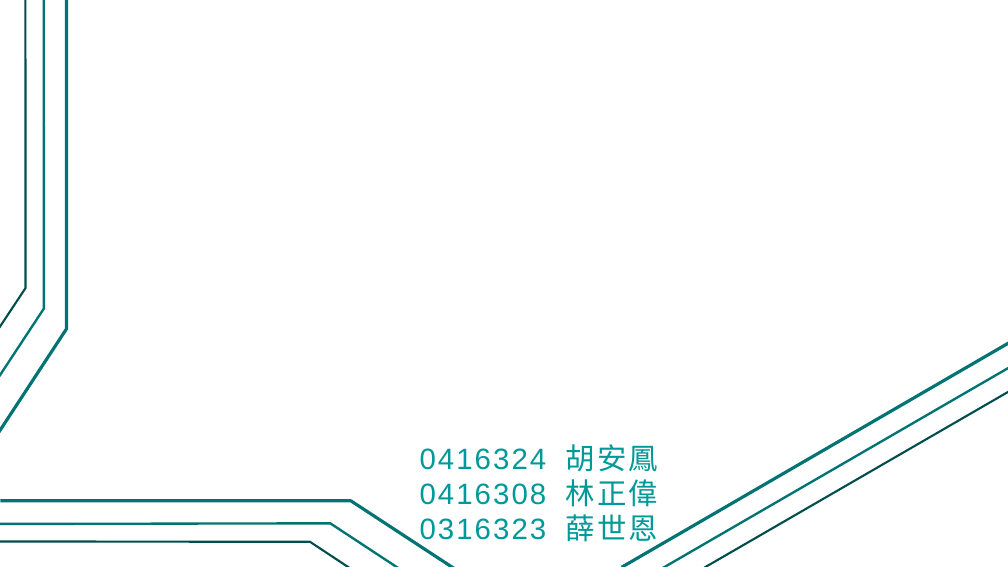
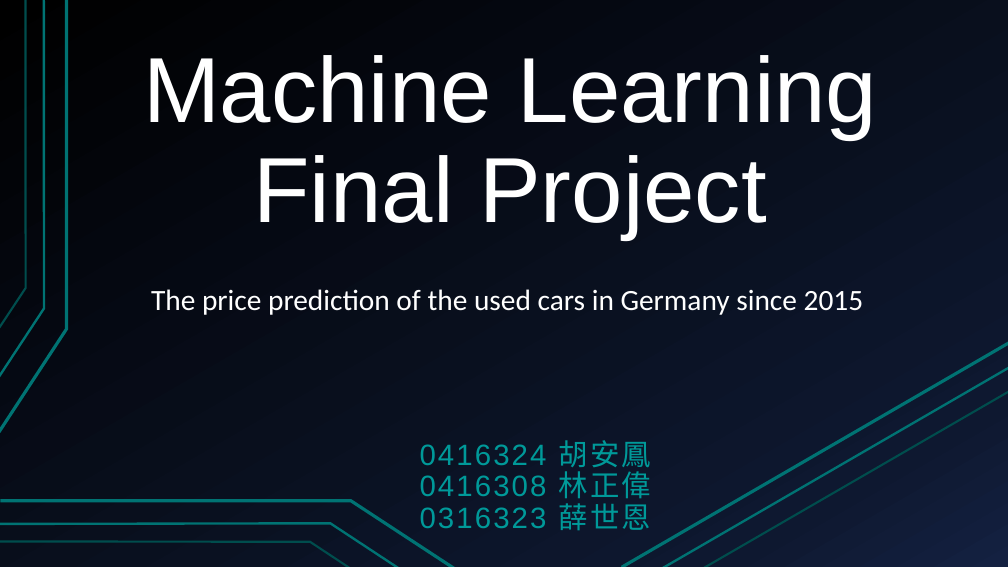
Before and after one commit to Alfons0329/Machine_Learning_Fall_2017, a slide deck: slide 1 of Final_proj/Presentation.pptx. Drawn at 1008x567 pixels with LibreOffice and Linux fonts; fonts in the diff are those of the drawing. Boxes give left, top, right and bottom in pixels: in the first picture for what was removed or moved away, otherwise in the second. Text is boxed around its words. In the diff, an @@ line names an element or a change of style, - is before the commit and + after.

```diff
--- a/Final_proj/Presentation.pptx
+++ b/Final_proj/Presentation.pptx
@@ background #FFFFFF to gradient #000000 to #0F1931 to #142242 @@
@@ freeform shape at <box>0,0,67,433</box>: outline redrawn @@
@@ freeform shape at <box>0,0,44,377</box>: outline #007373 2.24 pt to #007373 2.25 pt @@
@@ freeform shape at <box>0,0,26,328</box>: outline #004D4D 2 pt to #007373 2 pt @@
@@ title added at <box>143,55,878,239</box>, 88 pt, text #FFFFFF @@
+Machine Learning Final Project
@@ text added at <box>151,289,864,315</box>, 28 pt, text #FFFFFF @@
+The price prediction of the used cars in Germany since 2015
@@ line (662, 567) - (1008, 368): stroke #007373 2.24 pt to #007373 2.25 pt @@
@@ line (704, 567) - (1008, 392): stroke #004D4D 2 pt to #007373 2 pt @@
@@ subtitle "0416324 胡安鳳" at <box>420,440,651,531</box>: line spacing 1 to 0.9 @@
@@ freeform shape at <box>0,523,399,567</box>: outline #007373 2.24 pt to #007373 2.25 pt @@
@@ freeform shape at <box>0,542,350,567</box>: outline #004D4D 2 pt to #007373 2 pt; outline redrawn @@
```
Also in this commit, not shown: 10 other slides changed, 3 slides added, 1 slide removed.
